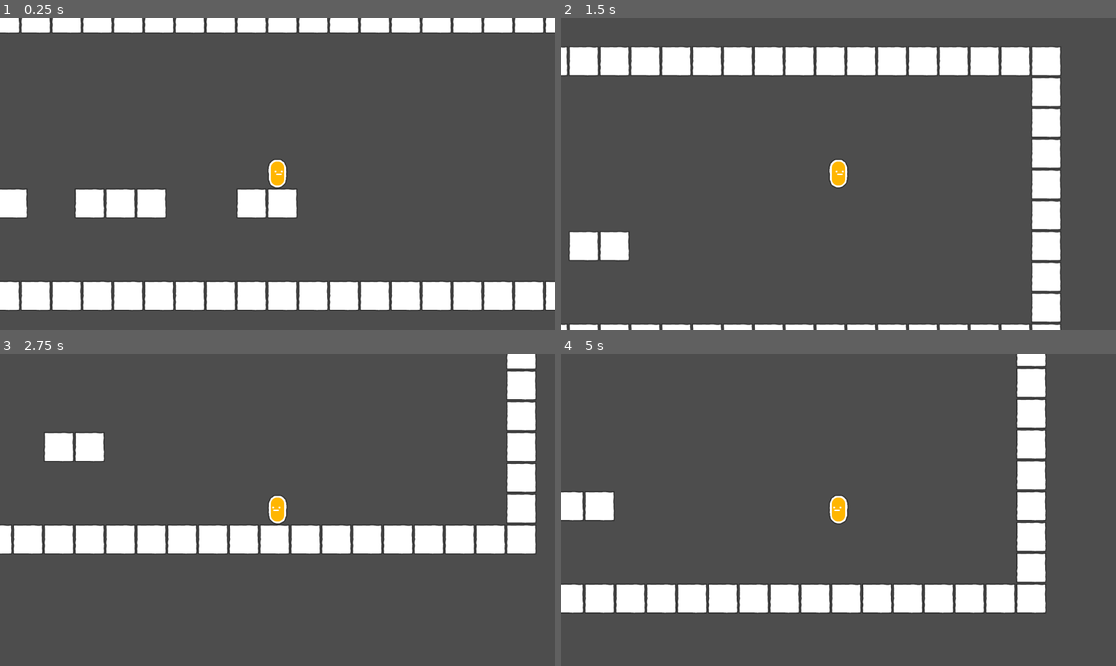
Above: before the commit, frames 1-4 (two rows, left to right).
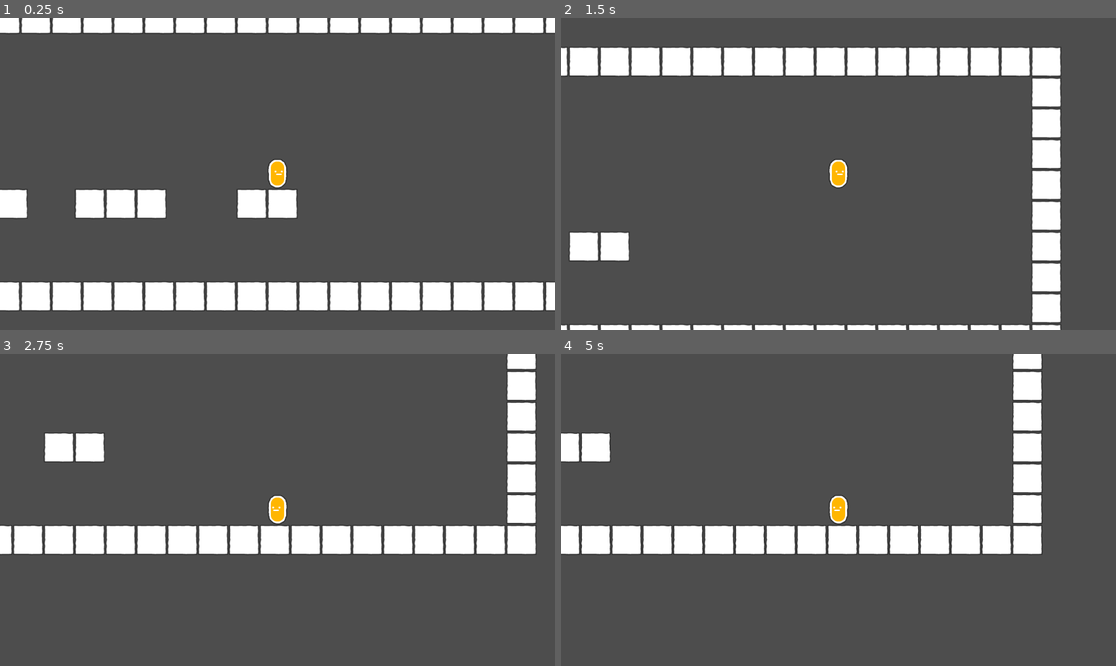
Above: after the commit, the same moments.

Repository: Cinsocraft/Maquina_Estado
Game: Godot game, scene res://Scene/Test.tscn
The game is run twice, just before and just after one commit, with the same random seed, the same clock (stepped at 60 frames per second) and the same inputs.
Inputs:
- Up to frame 1 (0.25 s): no input
- Up to frame 2 (1.5 s): tap Enter at 0.5 s; hold Right (right) from 0.53 s (still down); tap Space (jump) at 0.77 s
- Up to frame 3 (2.75 s): tap Space (jump) at 1.52 s; release Right (right) at 2.03 s; hold A (left) from 2.03 s (still down)
- Up to frame 4 (5 s): release A (left) at 2.78 s; hold Right (right) 2.78-4.28 s; tap Space (jump) at 3.02, 3.77, 4.52 s; hold A (left) from 4.28 s (still down)

The runs differ from the first frame. In frame 1, 1.8% of the frame differs, in the area x 0-100%, y 0-94%; in frame 2, 1.7%; in frame 3, 1.4%; in frame 4, 19%, in the area x 0-88%, y 0-84%.

Commit message:
Corner Correction completed
Working in the wall slide and wall Jump

Diff:
--- a/Assets/PersonajeSimple.tscn
+++ b/Assets/PersonajeSimple.tscn
@@ -10,7 +10,7 @@
 [ext_resource type="Script" uid="uid://bo87ouky3jfkh" path="res://Scritps/StateScript/Estados/fall_state.gd" id="8_j0yqh"]
 [ext_resource type="Script" uid="uid://dcomnvrmvd1gk" path="res://Scritps/StateScript/Estados/coyote_state.gd" id="9_sivoe"]
 [ext_resource type="Script" uid="uid://cb8e8avgvond0" path="res://Scritps/StateScript/Estados/buffer_state.gd" id="10_xsjsp"]
-[ext_resource type="Script" uid="uid://dab5076a42gm2" path="res://Assets/corner_state.gd" id="11_tspk4"]
+[ext_resource type="Script" uid="uid://etm3cwipbqox" path="res://Scritps/StateScript/Estados/wall_slide_state.gd" id="12_o1f3h"]
 
 [sub_resource type="Resource" id="Resource_5pq2n"]
 script = ExtResource("2_b1e43")
@@ -20,11 +20,12 @@
 jump_speed = -500.0
 coyote_time_actived = false
 was_on_floor = false
+correct_corner = 3
+wall_slide_speed = 1200
 metadata/_custom_type_script = "uid://cxgbg04oq4klp"
 
-[sub_resource type="CapsuleShape2D" id="CapsuleShape2D_xsjsp"]
-radius = 18.0
-height = 58.0
+[sub_resource type="CapsuleShape2D" id="CapsuleShape2D_o1f3h"]
+height = 60.0
 
 [node name="Player" type="CharacterBody2D"]
 collision_layer = 7
@@ -39,23 +40,21 @@
 texture = ExtResource("1_nhi5a")
 
 [node name="CollisionShape2D" type="CollisionShape2D" parent="."]
-shape = SubResource("CapsuleShape2D_xsjsp")
+shape = SubResource("CapsuleShape2D_o1f3h")
 
 [node name="Camera2D" type="Camera2D" parent="."]
 
 [node name="Corner_Right_Control" type="RayCast2D" parent="."]
-position = Vector2(20, 0)
+position = Vector2(10, 0)
 rotation = -3.14159
 collision_mask = 7
-
-[node name="Corner_Center_Control" type="RayCast2D" parent="."]
-rotation = 3.14159
-collision_mask = 7
+hit_from_inside = true
 
 [node name="Corner_Left_Control" type="RayCast2D" parent="."]
-position = Vector2(-20, 0)
+position = Vector2(-10, 0)
 rotation = -3.14159
 collision_mask = 7
+hit_from_inside = true
 
 [node name="Buffer_Control" type="RayCast2D" parent="."]
 position = Vector2(0, 30)
@@ -91,8 +90,8 @@
 [node name="Buffer_State" type="Node" parent="StateMachine"]
 script = ExtResource("10_xsjsp")
 
-[node name="Corner_State" type="Node" parent="StateMachine"]
-script = ExtResource("11_tspk4")
+[node name="WallSlide_State" type="Node" parent="StateMachine"]
+script = ExtResource("12_o1f3h")
 
 [node name="Coyote Timer" type="Timer" parent="."]
 wait_time = 10.0
--- a/Assets/corner_state.gd
+++ /dev/null
@@ -1,10 +0,0 @@
-extends PlayerStateGravityBase
-
-
-func on_physics_process(delta):
-	player.velocity.x = \
-		Input.get_axis("left", "right") * player.movement_stats.move_speed
-	##Control de estados
-	##Control del corrector de esquinas del personaje
-	handle_gravity(delta)
-	controlled_node.move_and_slide()
--- a/Scritps/StateScript/Estados/buffer_state.gd
+++ b/Scritps/StateScript/Estados/buffer_state.gd
@@ -15,6 +15,15 @@
 			state_machine.change_to(player.states.Move)
 		if player.jumper_buffer.is_stopped():
 			state_machine.change_to(player.states.Fall)
+	#region Corner Correction
+	if !player.is_on_wall():
+		if player.corner_left_control.is_colliding() and not player.corner_right_control.is_colliding():
+			player.position.x += controlled_node.movement_stats.correct_corner
+		elif !player.corner_left_control.is_colliding() and player.corner_right_control.is_colliding():
+			player.position.x -= controlled_node.movement_stats.correct_corner
+	#endregion
+	if player.is_on_wall():
+		state_machine.change_to(player.states.WallSlide)
 
 	handle_gravity(delta)
 	controlled_node.move_and_slide()
--- a/Scritps/StateScript/Estados/coyote_state.gd
+++ b/Scritps/StateScript/Estados/coyote_state.gd
@@ -23,6 +23,8 @@
 			state_machine.change_to(player.states.Idle)
 		elif Input.get_action_strength("left") or Input.get_action_strength("right"):
 			state_machine.change_to(player.states.Move)
+		elif player.is_on_wall():
+			state_machine.change_to(player.states.WallSlide)
 	#endregion
 	handle_gravity(delta)
 	controlled_node.move_and_slide()
--- a/Scritps/StateScript/Estados/fall_state.gd
+++ b/Scritps/StateScript/Estados/fall_state.gd
@@ -10,6 +10,7 @@
 			state_machine.change_to(player.states.Idle)
 	if Input.get_axis("left", "right") and player.is_on_floor():
 			state_machine.change_to(player.states.Move)
-
+	if player.is_on_wall():
+		state_machine.change_to(player.states.WallSlide)
 	handle_gravity(delta)
 	controlled_node.move_and_slide()
--- a/Scritps/StateScript/Estados/jump_state.gd
+++ b/Scritps/StateScript/Estados/jump_state.gd
@@ -12,5 +12,14 @@
 	elif controlled_node.velocity.y > 0:
 		state_machine.change_to(player.states.Fall)
 
+	if !player.is_on_wall():
+		if player.corner_left_control.is_colliding() and not player.corner_right_control.is_colliding():
+			player.position.x += controlled_node.movement_stats.correct_corner
+		elif !player.corner_left_control.is_colliding() and player.corner_right_control.is_colliding():
+			player.position.x -= controlled_node.movement_stats.correct_corner
+
+	if player.is_on_wall():
+		state_machine.change_to(player.states.WallSlide)
+
 	handle_gravity(delta)
 	controlled_node.move_and_slide()
--- /dev/null
+++ b/Scritps/StateScript/Estados/wall_slide_state.gd
@@ -0,0 +1,21 @@
+extends PlayerStateGravityBase
+
+
+func on_physics_process(delta):
+	player.velocity.x = \
+		Input.get_axis("left", "right") * player.movement_stats.move_speed
+	if  player.is_on_wall_only():
+		player.velocity.y = player.movement_stats.wall_slide_speed *	delta
+	elif  not player.is_on_floor():
+		player.velocity.y += gravity * delta
+
+	if !player.is_on_wall_only():
+		if player.velocity.y >= 0 and player.is_on_floor():
+				state_machine.change_to(player.states.Idle)
+		if Input.get_axis("left", "right") and player.is_on_floor():
+				state_machine.change_to(player.states.Move)
+		if controlled_node.velocity.y > 0:
+			state_machine.change_to(player.states.Fall)
+
+	handle_gravity(delta)
+	controlled_node.move_and_slide()
--- a/Scritps/StateScript/Player.gd
+++ b/Scritps/StateScript/Player.gd
@@ -13,7 +13,6 @@
 ###
 @onready var corner_right_control: RayCast2D = $Corner_Right_Control
 @onready var corner_left_control: RayCast2D = $Corner_Left_Control
-@onready var corner_center_control: RayCast2D = $Corner_Center_Control
 ###
 func set_facing_direction(x:float) -> void:
 	if abs(x) > 0:
--- a/Scritps/StateScript/player_state_names.gd
+++ b/Scritps/StateScript/player_state_names.gd
@@ -8,6 +8,7 @@
 const Coyote:String ="Coyote_State"
 const Buffer:String = "Buffer_State"
 const Corner:String = "Corner_State"
+const WallSlide:String = "WallSlide_State"
 
 
 #Estados de combate de un boss? creo
--- a/Scritps/character_movement_stats.gd
+++ b/Scritps/character_movement_stats.gd
@@ -17,7 +17,9 @@
 @export var coyote_time_actived = false
 @export var was_on_floor = false
 
+@export var correct_corner = 3
 
+@export var wall_slide_speed = 1200
 
 #Doble Jump
 
Not shown, removed: Assets/corner_state.gd.uid
Not shown, added: Scritps/StateScript/Estados/wall_slide_state.gd.uid
